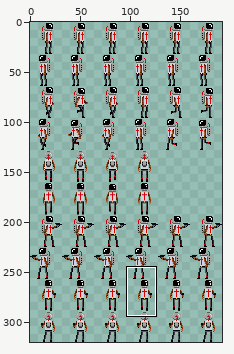
Two versions of one sprite sheet, assets/entities/player_animation.png. Above, an overview of the earlier version with the close-up marked.
Close-up. As it was:
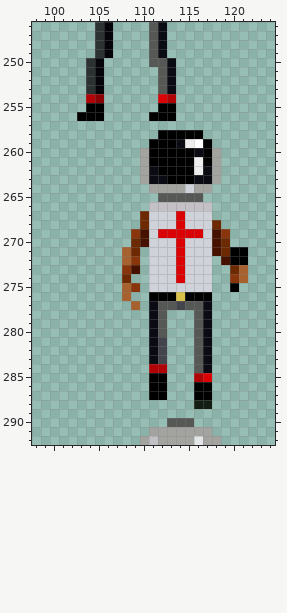
The file is 192x320 pixels. Pixels under 10% opacity are left out. Colours within 5 levels of each other are drawn and written as one. Shown: x 98..124, y 246..292. The commit also changed other parts of the picture, which this record leaves out.
And afterwards:
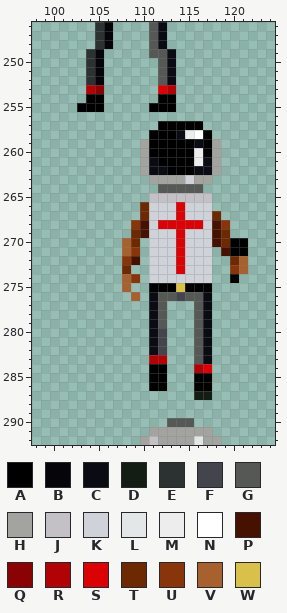
Palette (. is transparent): A #000000  B #05050a  C #0b0b14  D #141d14  E #2c3232  F #44444d  G #555855  H #a3a3a0  J #c3c0c6  K #cfd2d8  L #e4e7e7  M #ededed  N #ffffff  P #471100  Q #8b0205  R #b10205  S #da0205  T #6d2901  U #88350b  V #a6612f  W #d8c04a
What changed:
Changed rows in their new state; - is an unchanged pixel.
first column x 103:
249 -EB.-----GC--------
250 --------.----------
253 -RQ------SR--------
254 -AA------AA--------
255 A-------A----------
256 ...-----...--------
257 ---------AAAAA-----
258 --------A--CMNA----
259 -------H---AAC-H---
260 -------------M-----
261 --------C-----C----
262 ---------C---C-----
263 -------.HHHHKHH.---
264 --------.GGGGG.----
265 --------JJJJJJJ----
266 -------TKKKSKKK----
267 ---------------T---
268 ------UP-SS-SS-PU--
269 ------T--KK-KK--T--
270 -----V-.---------AA
271 ------U--------.P--
272 -----UP---------.TV
273 -----T.----------U-
274 -----VU----K-----A.
275 ------.-AAAWAAA--.-
276 -----.V-CGGFGGC----
277 ------.---...------
280 ---------F---------
283 --------RR---------
284 --------AA---RS----
285 -------------AA----
287 --------..---DD----
288 -------------..----
